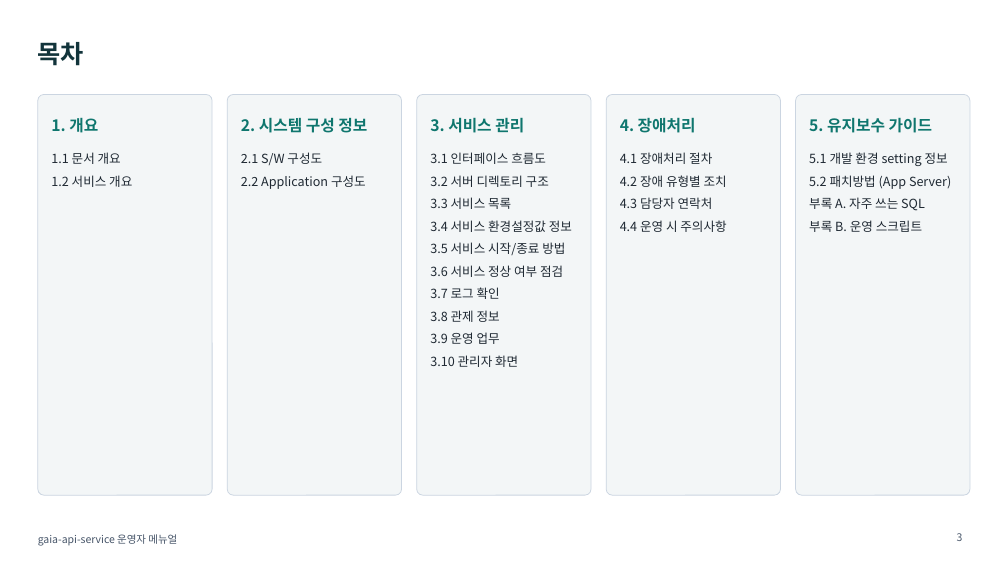
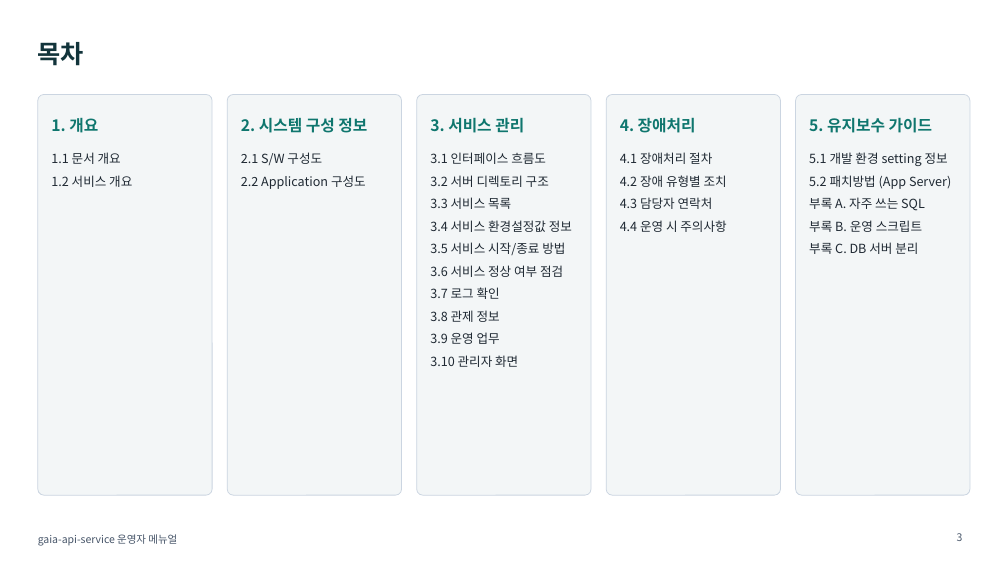
Before and after one commit to KimHwaJin/pr-agentic-service, a slide deck: slide 3 of docs/deliverables/08-operator-manual.pptx. Drawn at 1008x567 pixels with LibreOffice and Linux fonts; fonts in the diff are those of the drawing. Boxes give left, top, right and bottom in pixels: in the first picture for what was removed or moved away, otherwise in the second. Text is boxed around its words. In the diff, an @@ line names an element or a change of style, - is before the commit and + after.

```diff
--- a/docs/deliverables/08-operator-manual.pptx
+++ b/docs/deliverables/08-operator-manual.pptx
@@ text at box(809, 242, 918, 254): paragraph added @@
+부록 C. DB 서버 분리
```
Also in this commit, not shown: 5 other slides changed, 6 slides added, 2 other files.
